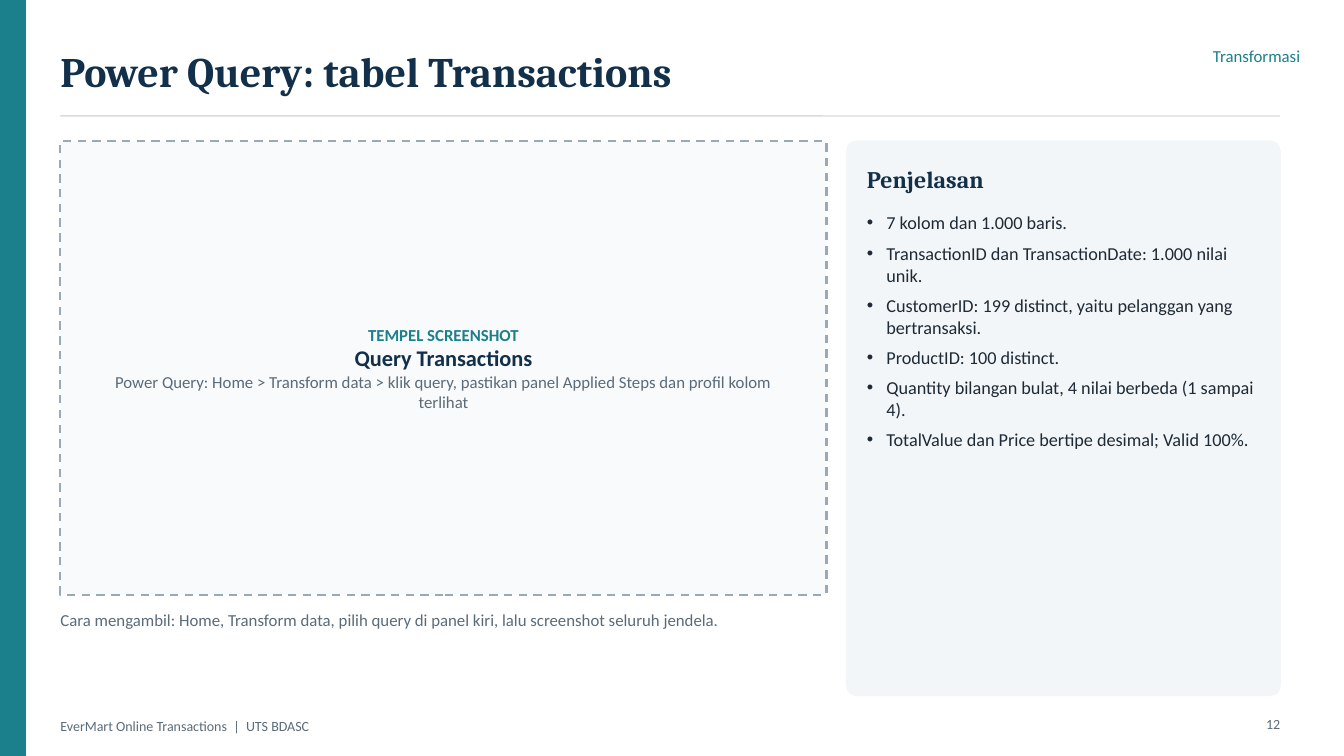
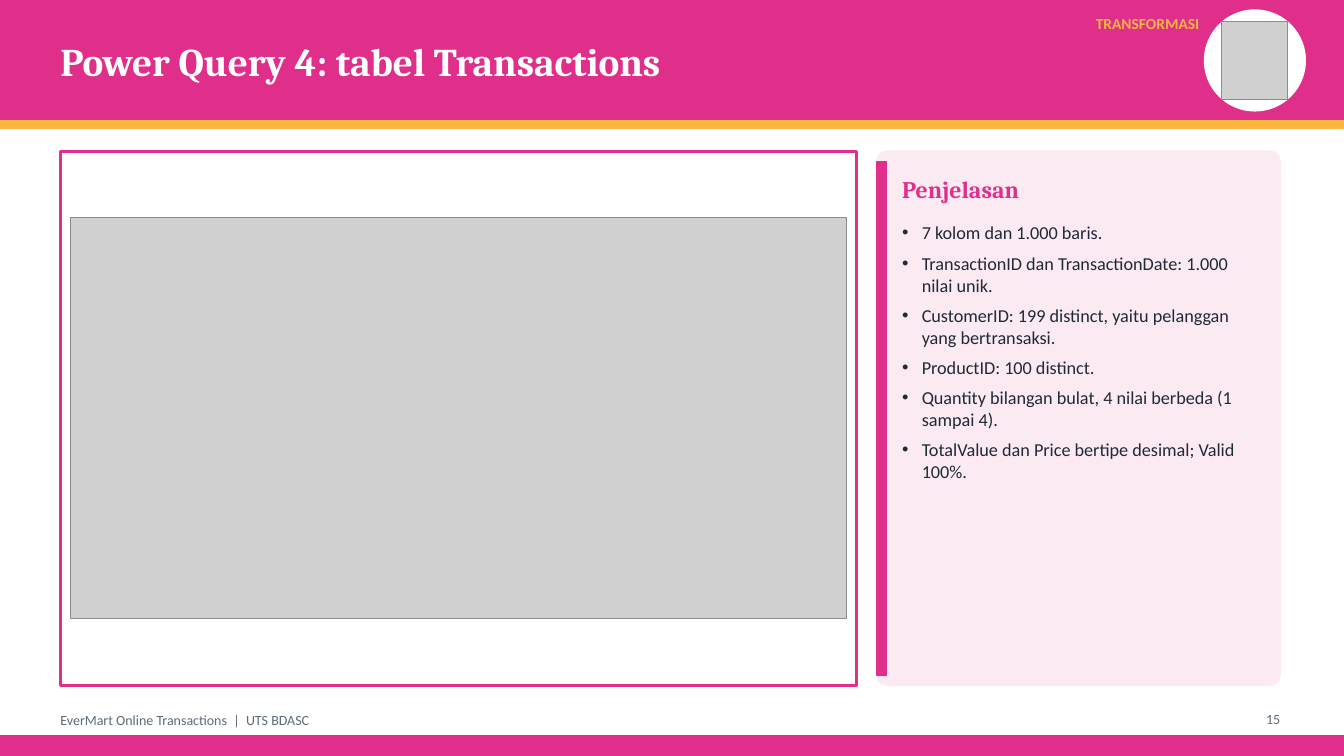
Before and after one commit to farhansech/EXACOUNT, a slide deck: slide 15 of output/EverMart_UTS_BDASC.pptx (slide 12 before the commit). Drawn at 1344x756 pixels with LibreOffice and Linux fonts; fonts in the diff are those of the drawing; grey boxes stand for pictures. Boxes give left, top, right and bottom in pixels: in the first picture for what was removed or moved away, otherwise in the second. Text is boxed around its words. In the diff, an @@ line names an element or a change of style, - is before the commit and + after.

```diff
--- a/output/EverMart_UTS_BDASC.pptx
+++ b/output/EverMart_UTS_BDASC.pptx
@@ rectangle removed at bbox=[0, 0, 25, 756] @@
@@ rectangle added at bbox=[0, 0, 1344, 121], fill #E02F8A, outline #E02F8A 1 pt @@
@@ text at bbox=[1096, 19, 1199, 29]: text changed; size 12 to 11 pt; text colour #1B7F8C to #FBB641; bold on @@
-Transformasi
+TRANSFORMASI
@@ ellipse added at bbox=[1205, 10, 1306, 111], fill #FFFFFF, outline #FFFFFF 1 pt @@
@@ picture added at bbox=[1222, 21, 1289, 100] @@
@@ text at bbox=[60, 48, 661, 85]: text changed; size 30 to 28 pt; text colour #12304A to #FFFFFF @@
-Power Query: tabel Transactions
+Power Query 4: tabel Transactions
@@ line removed from (60, 116) to (1280, 116) @@
@@ rectangle added at bbox=[0, 121, 1344, 128], fill #FBB641, outline #FBB641 1 pt @@
@@ rectangle: place and size @@
-rectangle at bbox=[60, 141, 827, 595]
+rectangle at bbox=[60, 151, 857, 686]
@@ rectangle at bbox=[60, 151, 857, 686]: fill #F8FAFB to #FFFFFF; outline #9AA9B5 1.5 pt dashed to #E02F8A 2 pt @@
@@ rounded rectangle: place and size @@
-rounded rectangle at bbox=[847, 141, 1280, 696]
+rounded rectangle at bbox=[877, 151, 1280, 686]
@@ rounded rectangle at bbox=[877, 151, 1280, 686]: fill #F3F6F8 to #FCEAF3; outline #F3F6F8 1 pt to #FCEAF3 1 pt; proportions changed @@
@@ rectangle added at bbox=[877, 161, 886, 676], fill #E02F8A, outline #E02F8A 1 pt @@
@@ text "Penjelasan": place and size @@
-text "Penjelasan" at bbox=[867, 171, 984, 193]
+text "Penjelasan" at bbox=[902, 181, 1019, 203]
@@ text "Penjelasan" at bbox=[902, 181, 1019, 203]: text colour #12304A to #E02F8A @@
@@ picture added at bbox=[71, 218, 847, 619] @@
@@ text "7 kolom dan 1.000 baris." rewrapped from bbox=[886, 216, 1254, 449] to bbox=[922, 226, 1235, 478] @@
@@ text removed at bbox=[115, 330, 771, 408] @@
-TEMPEL SCREENSHOT
-Query Transactions
-Power Query: Home > Transform data > klik query, pastikan panel Applied Steps dan profil kolom terlihat
@@ text removed at bbox=[60, 614, 718, 629] @@
-Cara mengambil: Home, Transform data, pilih query di panel kiri, lalu screenshot seluruh jendela.
@@ text "EverMart Online Transactions | UTS ...": place and size @@
-text "EverMart Online Transactions | UTS ..." at bbox=[60, 721, 309, 731]
+text "EverMart Online Transactions | UTS ..." at bbox=[60, 715, 309, 725]
@@ page number added at bbox=[1266, 715, 1280, 724], 10 pt, text #5B6B79 @@
+15
@@ rectangle added at bbox=[0, 736, 1344, 756], fill #E02F8A, outline #E02F8A 1 pt @@
@@ page number removed at bbox=[1266, 720, 1280, 729] @@
-12
```
Also in this commit, not shown: 34 other slides changed, 7 slides added, 1 slide removed, 1 other file.
